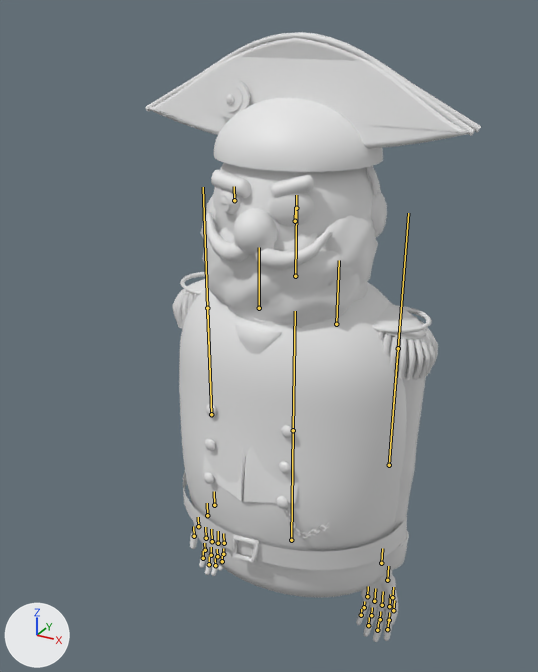
The glTF model assets/models/gristle.glb as it was, and as the next commit left it.
Both versions are drawn from a 50 mm lens placed at (0.641, -1.278, 0.855), pointed at (-0.006, -0.101, 0.266). The axes (+X, +Y, +Z) are drawn at lower left. The lights are the same throughout. The picture after the commit comes second. The bones that bend it are drawn over the model as lines.

Names of what the first picture shows: 'gristle_body'.
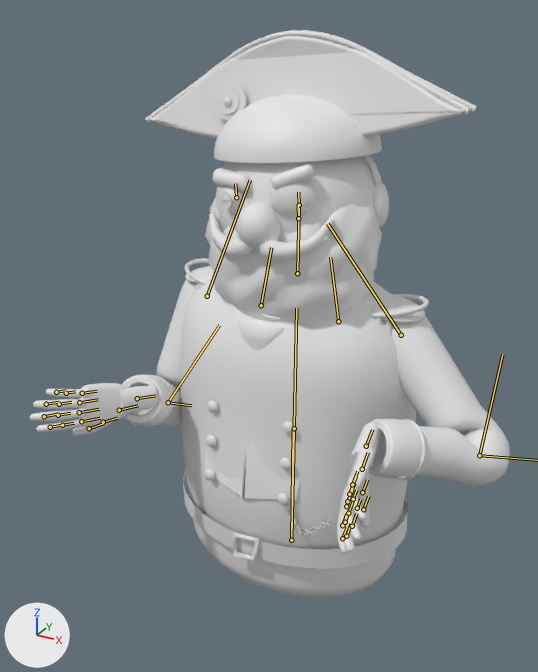
The newer file adds an action. The first version stands in its rest pose; the second is drawn at frame 40 of the action 'emote_shrug'.

What differs and where, as boxes [x1, y1, x2, y2] in the pictures (538 x 672 px):
'gristle_body', posed (43% wider, 7% shorter): before [146, 32, 481, 642]; after [30, 30, 510, 597]
bone 'spine', root to tip: before (291, 540) to (293, 430); after (291, 540) to (294, 429)
bone 'head', root to tip: before (296, 208) to (296, 195); after (299, 205) to (298, 192)
bone 'clavicle.R', root to tip: before (259, 308) to (259, 247); after (261, 305) to (271, 247)
bone 'upperarm.R', root to tip: before (207, 308) to (203, 187); after (207, 296) to (250, 180)
bone 'elbow.R', root to tip: before (211, 414) to (207, 308); after (168, 402) to (219, 325)
bone 'forearm.R', root to tip: before (211, 414) to (207, 312); after (168, 402) to (191, 405)
bone 'hand.R', root to tip: before (214, 505) to (214, 491); after (137, 398) to (156, 395)
bone 'middle1.R', root to tip: before (212, 541) to (211, 529); after (79, 412) to (99, 409)
bone 'ring1.R', root to tip: before (218, 543) to (218, 531); after (79, 402) to (98, 399)
bone 'little1.R', root to tip: before (224, 543) to (223, 533); after (82, 393) to (97, 391)
bone 'thumb1.R', root to tip: before (207, 515) to (207, 503); after (119, 410) to (138, 405)
bone 'clavicle.L', root to tip: before (336, 324) to (339, 260); after (338, 321) to (330, 257)
bone 'upperarm.L', root to tip: before (398, 348) to (408, 213); after (401, 335) to (327, 223)
bone 'elbow.L', root to tip: before (389, 465) to (398, 348); after (479, 455) to (502, 354)
bone 'hand.L', root to tip: before (381, 563) to (382, 548); after (366, 446) to (372, 429)

Patch to the scene script:
```diff
--- a/assets/models/gristle.glb.py
+++ b/assets/models/gristle.glb.py
@@ bone_spine @@
 bone_spine = bpy.data.objects['gristle'].pose.bones['spine']  # child of 'hips'
-bone_spine.rotation_quaternion = (1.0, 0.0, 0.0, 0.0)  # degrees (0, 0, 0)
+bone_spine.rotation_quaternion = (1.0, -0.007, 0.0, 0.0)  # degrees (-1, 0, 0)
@@ bone_head @@
 bone_head = bpy.data.objects['gristle'].pose.bones['head']  # child of 'neck'
-bone_head.rotation_quaternion = (1.0, 0.0, 0.0, 0.0)  # degrees (0, 0, 0)
+bone_head.rotation_quaternion = (0.999, -0.01, 0.0, 0.042)  # degrees (-1, 0, 5)
@@ bone_clavicle_r @@
 bone_clavicle_r = bpy.data.objects['gristle'].pose.bones['clavicle.R']  # child of 'chest'
-bone_clavicle_r.rotation_quaternion = (1.0, 0.0, 0.0, 0.0)  # degrees (0, 0, 0)
+bone_clavicle_r.rotation_quaternion = (0.996, -0.001, 0.013, -0.089)  # degrees (0, 1, -10)
@@ bone_upperarm_r @@
 bone_upperarm_r = bpy.data.objects['gristle'].pose.bones['upperarm.R']  # child of 'clavicle.R'
-bone_upperarm_r.rotation_quaternion = (1.0, 0.0, 0.0, 0.0)  # degrees (0, 0, 0)
+bone_upperarm_r.rotation_quaternion = (0.088, -0.058, -0.987, 0.124)  # degrees (15, -171, -8)
@@ bone_elbow_r @@
 bone_elbow_r = bpy.data.objects['gristle'].pose.bones['elbow.R']  # child of 'upperarm.R'
-bone_elbow_r.rotation_quaternion = (1.0, 0.0, 0.0, 0.0)  # degrees (0, 0, 0)
+bone_elbow_r.rotation_quaternion = (0.889, 0.459, 0.0, 0.0)  # degrees (55, 0, 0)
@@ bone_forearm_r @@
 bone_forearm_r = bpy.data.objects['gristle'].pose.bones['forearm.R']  # child of 'upperarm.R'
-bone_forearm_r.rotation_quaternion = (1.0, 0.0, 0.0, 0.0)  # degrees (0, 0, 0)
+bone_forearm_r.rotation_quaternion = (0.579, 0.815, 0.0, 0.0)  # degrees (109, 0, 0)
@@ bone_hand_r @@
 bone_hand_r = bpy.data.objects['gristle'].pose.bones['hand.R']  # child of 'forearm.R'
-bone_hand_r.rotation_quaternion = (1.0, 0.0, 0.0, 0.0)  # degrees (0, 0, 0)
+bone_hand_r.rotation_quaternion = (0.709, -0.445, 0.53, 0.135)  # degrees (-85, 61, -35)
@@ bone_middle1_r @@
 bone_middle1_r = bpy.data.objects['gristle'].pose.bones['middle1.R']  # child of 'hand.R'
-bone_middle1_r.rotation_quaternion = (1.0, 0.0, 0.0, 0.0)  # degrees (0, 0, 0)
+bone_middle1_r.rotation_quaternion = (1.0, 0.022, 0.0, 0.0)  # degrees (3, 0, 0)
@@ bone_ring1_r @@
 bone_ring1_r = bpy.data.objects['gristle'].pose.bones['ring1.R']  # child of 'hand.R'
-bone_ring1_r.rotation_quaternion = (1.0, 0.0, 0.0, 0.0)  # degrees (0, 0, 0)
+bone_ring1_r.rotation_quaternion = (1.0, 0.027, 0.001, 0.001)  # degrees (3, 0, 0)
@@ bone_little1_r @@
 bone_little1_r = bpy.data.objects['gristle'].pose.bones['little1.R']  # child of 'hand.R'
-bone_little1_r.rotation_quaternion = (1.0, 0.0, 0.0, 0.0)  # degrees (0, 0, 0)
+bone_little1_r.rotation_quaternion = (1.0, 0.026, 0.003, 0.002)  # degrees (3, 0, 0)
@@ bone_thumb1_r @@
 bone_thumb1_r = bpy.data.objects['gristle'].pose.bones['thumb1.R']  # child of 'hand.R'
-bone_thumb1_r.rotation_quaternion = (1.0, 0.0, 0.0, 0.0)  # degrees (0, 0, 0)
+bone_thumb1_r.rotation_quaternion = (0.999, -0.009, -0.013, -0.039)  # degrees (-1, -2, -4)
@@ bone_clavicle_l @@
 bone_clavicle_l = bpy.data.objects['gristle'].pose.bones['clavicle.L']  # child of 'chest'
-bone_clavicle_l.rotation_quaternion = (1.0, 0.0, 0.0, 0.0)  # degrees (0, 0, 0)
+bone_clavicle_l.rotation_quaternion = (0.996, -0.001, -0.013, 0.089)  # degrees (0, -1, 10)
@@ bone_upperarm_l @@
 bone_upperarm_l = bpy.data.objects['gristle'].pose.bones['upperarm.L']  # child of 'clavicle.L'
-bone_upperarm_l.rotation_quaternion = (1.0, 0.0, 0.0, 0.0)  # degrees (0, 0, 0)
+bone_upperarm_l.rotation_quaternion = (0.131, -0.309, 0.941, -0.047)  # degrees (10, 167, 37)
@@ bone_elbow_l @@
 bone_elbow_l = bpy.data.objects['gristle'].pose.bones['elbow.L']  # child of 'upperarm.L'
-bone_elbow_l.rotation_quaternion = (1.0, 0.0, 0.0, 0.0)  # degrees (0, 0, 0)
+bone_elbow_l.rotation_quaternion = (0.869, 0.495, 0.0, 0.0)  # degrees (59, 0, 0)
@@ bone_forearm_l @@
 bone_forearm_l = bpy.data.objects['gristle'].pose.bones['forearm.L']  # child of 'upperarm.L'
-bone_forearm_l.rotation_quaternion = (1.0, 0.0, 0.0, 0.0)  # degrees (0, 0, 0)
+bone_forearm_l.rotation_quaternion = (0.51, 0.86, 0.0, 0.0)  # degrees (119, 0, 0)
@@ bone_hand_l @@
 bone_hand_l = bpy.data.objects['gristle'].pose.bones['hand.L']  # child of 'forearm.L'
-bone_hand_l.rotation_quaternion = (1.0, 0.0, 0.0, 0.0)  # degrees (0, 0, 0)
+bone_hand_l.rotation_quaternion = (0.852, -0.468, -0.222, 0.08)  # degrees (-61, -18, 21)
```
